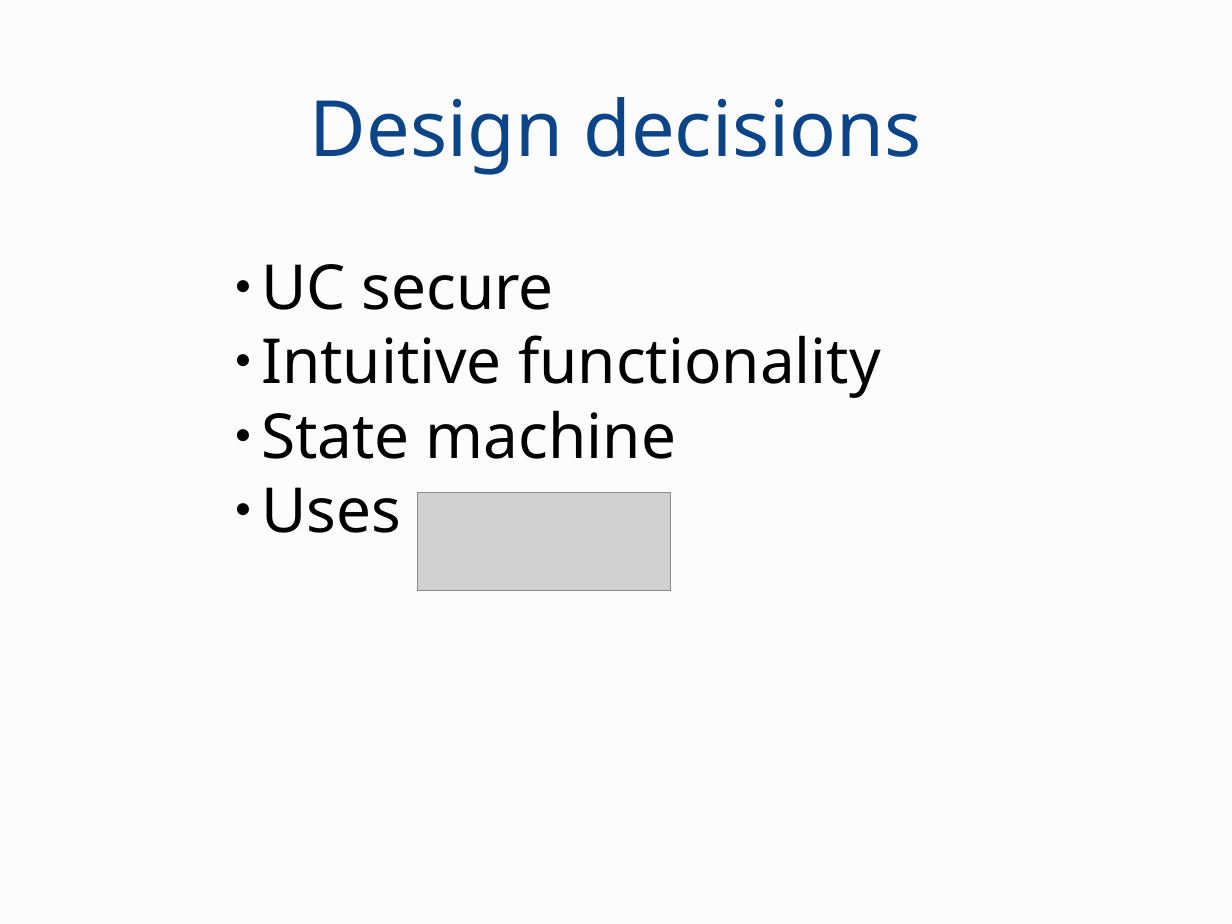
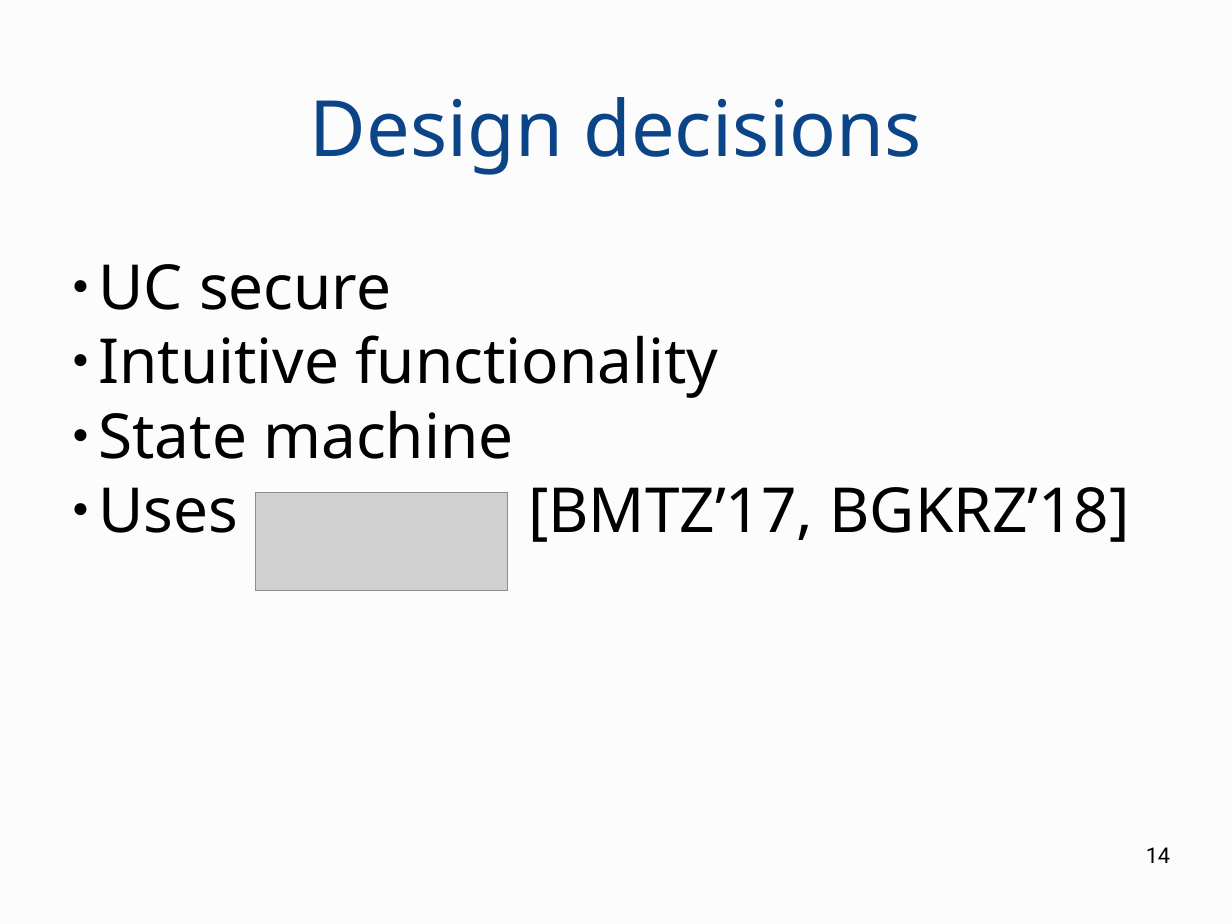
Before and after one commit to OrfeasLitos/virtual-payment-channels, a slide deck: slide 14 of slides/presentation.odp (slide 25 before the commit). Drawn at 1232x924 pixels with LibreOffice and Linux fonts; fonts in the diff are those of the drawing; grey boxes stand for pictures. Boxes give left, top, right and bottom in pixels: in the first picture for what was removed or moved away, otherwise in the second. Text is boxed around its words. In the diff, an @@ line names an element or a change of style, - is before the commit and + after.

```diff
--- a/slides/presentation.odp
+++ b/slides/presentation.odp
@@ subtitle "UC secure": place and size @@
-subtitle "UC secure" at [261,264,881,533]
+subtitle "UC secure" at [99,264,1130,542]
@@ subtitle at [99,487,1130,542]: text changed @@
-● Uses
+● Uses [BMTZ’17, BGKRZ’18]
@@ picture: place and size @@
-picture at [418,493,671,591]
+picture at [255,493,508,591]
@@ page number added at [1146,847,1170,863], 14 pt, text #000000 @@
+14
```
Also in this commit, not shown: 22 other slides changed, 9 slides added.
